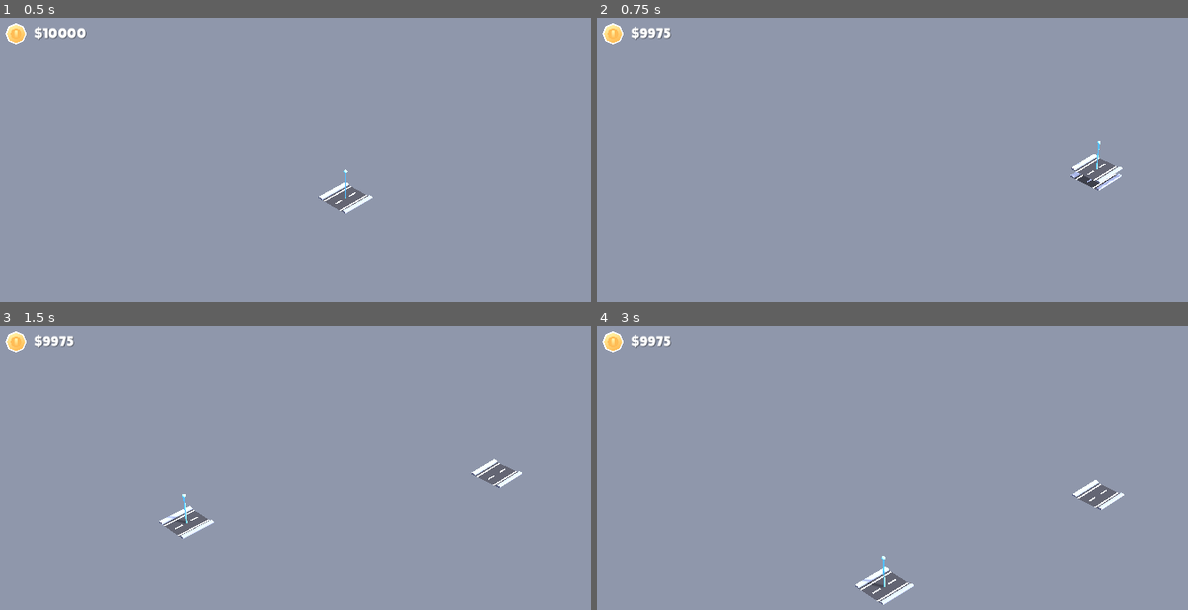
Above: before the commit, frames 1-4 (two rows, left to right).
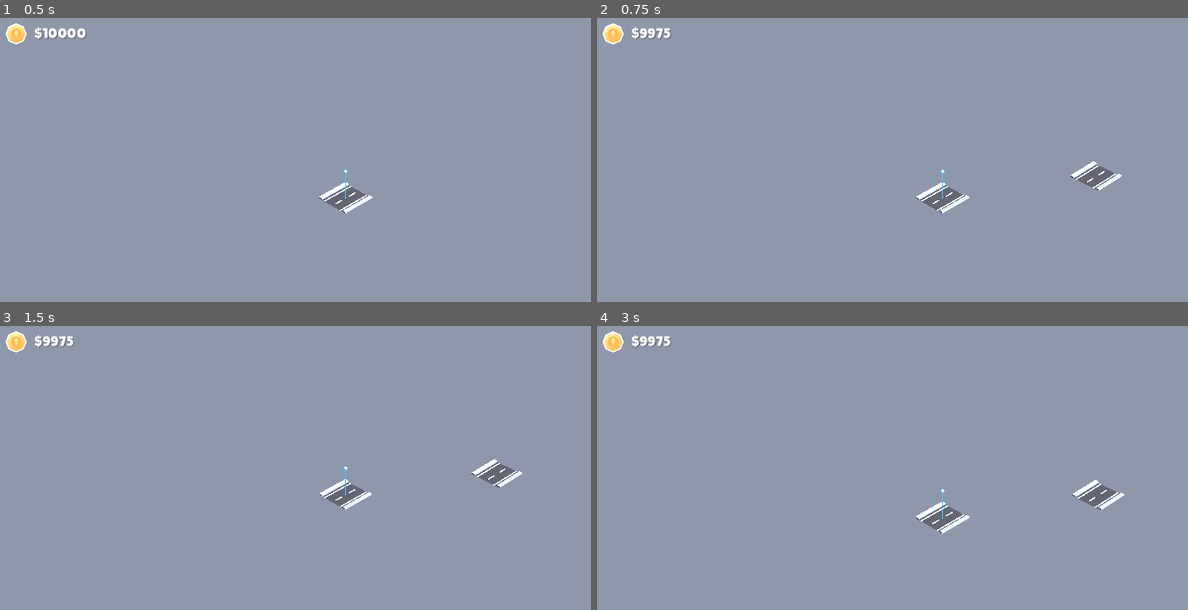
Above: after the commit, the same moments.

Repository: paulstansifer/orchitecture
Game: Godot game, scene res://scenes/main.tscn
Two runs of this game, one before a commit and one after it. Both use one fixed random seed, a clock stepped at 60 frames per second and the inputs below.
Inputs (mouse positions are in pixels of both pictures, inside the frame that each line leads up to):
- Up to frame 1 (0.5 s): no input
- Up to frame 2 (0.75 s): tap Enter at 0.5 s; move the mouse to (1099, 185) at 0.52 s; click (1099, 185) at 0.6 s
- Up to frame 3 (1.5 s): tap Space at 1.25 s; move the mouse to (206, 533) at 1.27 s; tap S (camera_back) at 1.35 s
- Up to frame 4 (3 s): move the mouse to (1010, 425) at 2.02 s; hold F (camera_center) 2.03-2.78 s; move the mouse to (904, 592) at 2.77 s; tap W (camera_forward) at 2.85 s

Frame 1 is identical in both runs. In frame 2, 1.0% of the frame differs, in the area x 53-89%, y 43-69%; in frame 3, 1.1%; in frame 4, 1.2%, in the area x 43-64%, y 57-99%.

Commit message:
Add a Rust script (now it's in charge of moving the cursor).

Diff:
--- a/scenes/main.tscn
+++ b/scenes/main.tscn
@@ -36,6 +36,10 @@
 
 [node name="Main" type="Node3D"]
 
+[node name="WallGrid" type="WallGrid" parent="." node_paths=PackedStringArray("cursor", "view_camera")]
+cursor = NodePath("../Builder/Selector")
+view_camera = NodePath("../View/Camera")
+
 [node name="Builder" type="Node3D" parent="." node_paths=PackedStringArray("selector", "selector_container", "view_camera", "gridmap", "cash_display")]
 script = ExtResource("1_jybm7")
 structures = Array[ExtResource("2_54v6r")]([ExtResource("2_bwyku"), ExtResource("3_o6o81"), ExtResource("3_6fpyf"), Ext …(290 unchanged characters)…
@@ -48,7 +52,6 @@
 [node name="Selector" type="Node3D" parent="Builder"]
 
 [node name="CSGCombiner3D" type="CSGCombiner3D" parent="Builder/Selector"]
-transform = Transform3D(1, 0, 0, 0, 1, 0, 0, 0, 1, 0, 0, 0)
 material_override = SubResource("StandardMaterial3D_jscy8")
 
 [node name="CSGCylinder3D" type="CSGCylinder3D" parent="Builder/Selector/CSGCombiner3D"]
--- a/scripts/builder.gd
+++ b/scripts/builder.gd
@@ -56,7 +56,7 @@
 
 	var gridmap_position = Vector3(round(world_position.x), 0, round(world_position.z))
 
-	selector.position = lerp(selector.position, gridmap_position, min(delta * 50, 1.0))
+	# selector.position = lerp(selector.position, gridmap_position, min(delta * 50, 1.0))
 
 	action_build(gridmap_position)
 	action_demolish(gridmap_position)
Not shown, added: rust-scripts.gdextension.uid
Not shown, added: rust-scripts/.gdignore
Not shown, changed: .gitignore
Not shown, added: rust-scripts.gdextension
Not shown, added: rust-scripts/Cargo.lock
Not shown, added: rust-scripts/Cargo.toml
Not shown, added: rust-scripts/src/lib.rs
